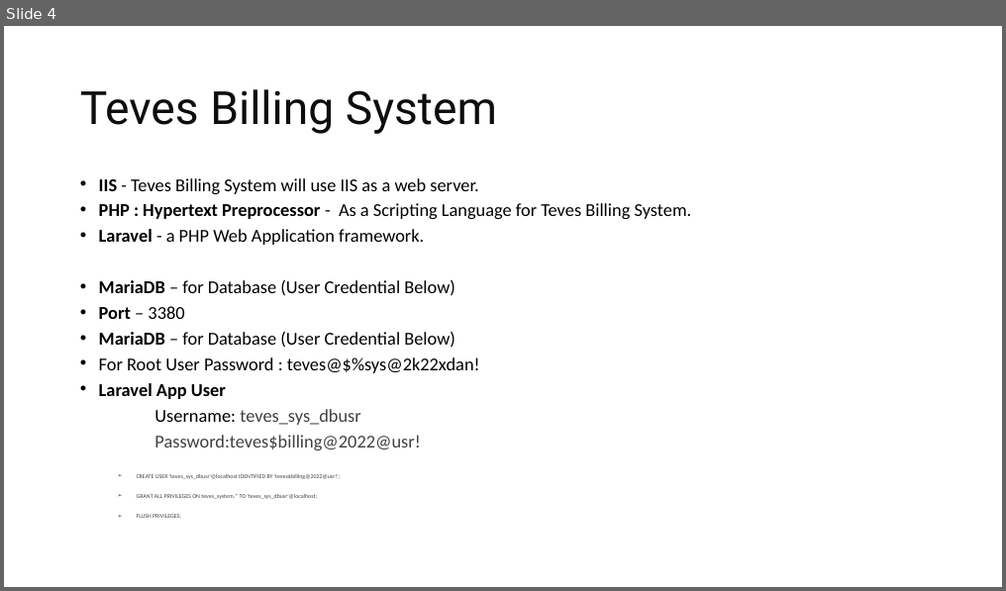
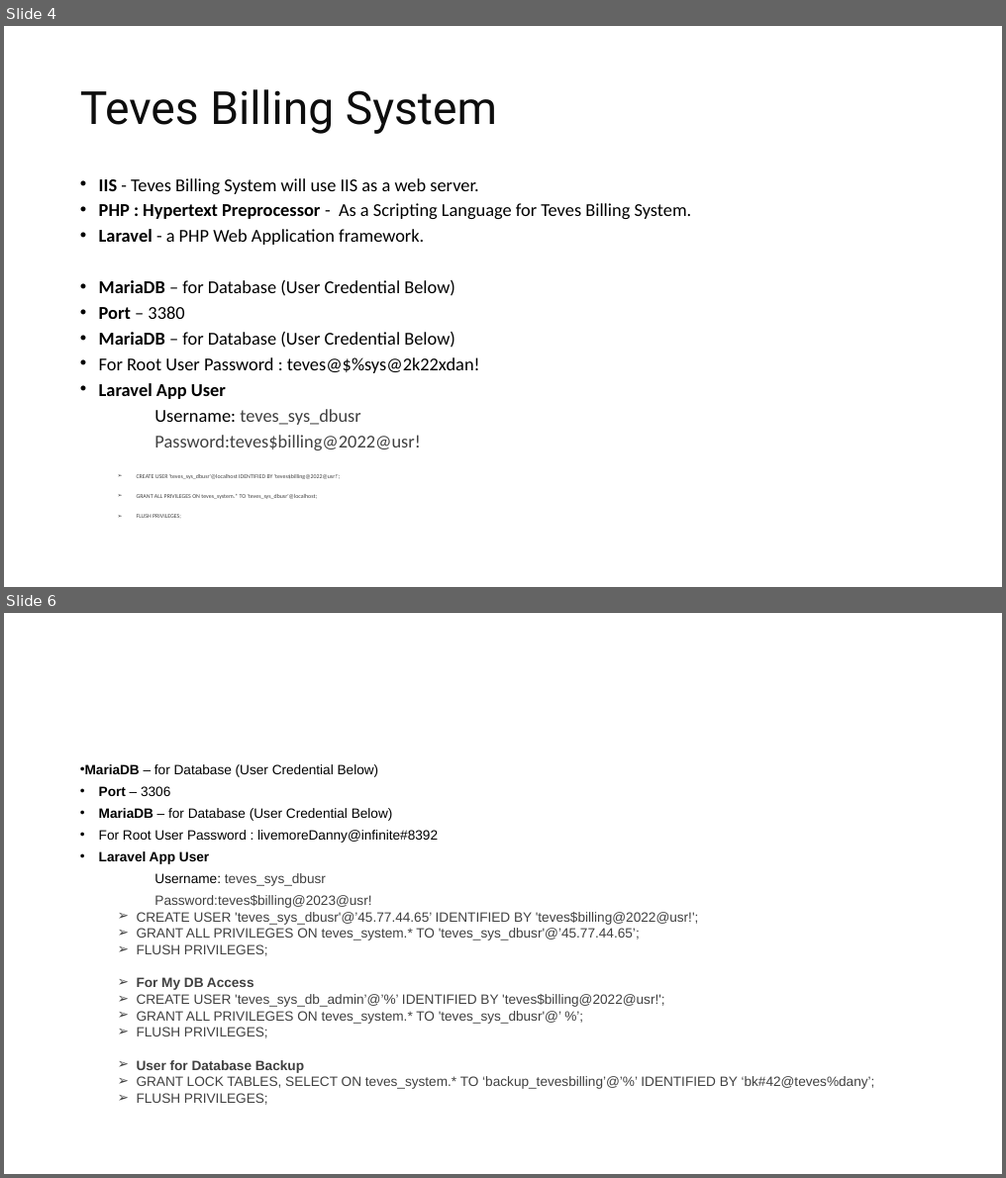
Before and after one commit to baluyotdaniloangelo/Teves_Billing_System, a slide deck: Documents/Teves Documentation.pptm. Shown one above the other, each under a label of ours: slide 4 before the commit, slides 4 and 6 after it; the slides between them are not shown. The pictures are 1006x591 and 1006x1178 pixels, drawn with LibreOffice and Linux fonts; fonts in the diff are those of the drawing. Boxes give left, top, right and bottom in pixels: in the first picture for what was removed or moved away, otherwise in the second. Text is boxed around its words. In the diff, an @@ line names an element or a change of style, - is before the commit and + after.

Commit message:
teves on cloud

```diff
--- a/Documents/Teves Documentation.pptm
+++ b/Documents/Teves Documentation.pptm
@@ slide 6 added at [4,613,1002,1174], background #FFFFFF @@
@@ text added at [85,764,875,1105], 12.9 pt, text #404040 @@
+• MariaDB – for Database (User Credential Below)
+• Port – 3306
+• MariaDB – for Database (User Credential Below)
+• For Root User Password : livemoreDanny@infinite#8392
+• Laravel App User
+Username: teves_sys_dbusr
+Password:teves$billing@2023@usr!
+  ➢ CREATE USER 'teves_sys_dbusr'@’45.77.44.65’ IDENTIFIED BY 'teves$billing@2022@usr!';
+  ➢ GRANT ALL PRIVILEGES ON teves_system.* TO 'teves_sys_dbusr'@’45.77.44.65’;
+  ➢ FLUSH PRIVILEGES;
+  ➢ For My DB Access
+  ➢ CREATE USER 'teves_sys_db_admin’@’%’ IDENTIFIED BY 'teves$billing@2022@usr!';
+  ➢ GRANT ALL PRIVILEGES ON teves_system.* TO 'teves_sys_dbusr'@’ %’;
+  ➢ FLUSH PRIVILEGES;
+  ➢ User for Database Backup
+  ➢ GRANT LOCK TABLES, SELECT ON teves_system.* TO ‘backup_tevesbilling’@’%’ IDENTIFIED BY ‘bk#42@teves%dany’;
+  ➢ FLUSH PRIVILEGES;
```
Also in this commit, not shown: 1 slide changed, 13 other files.
